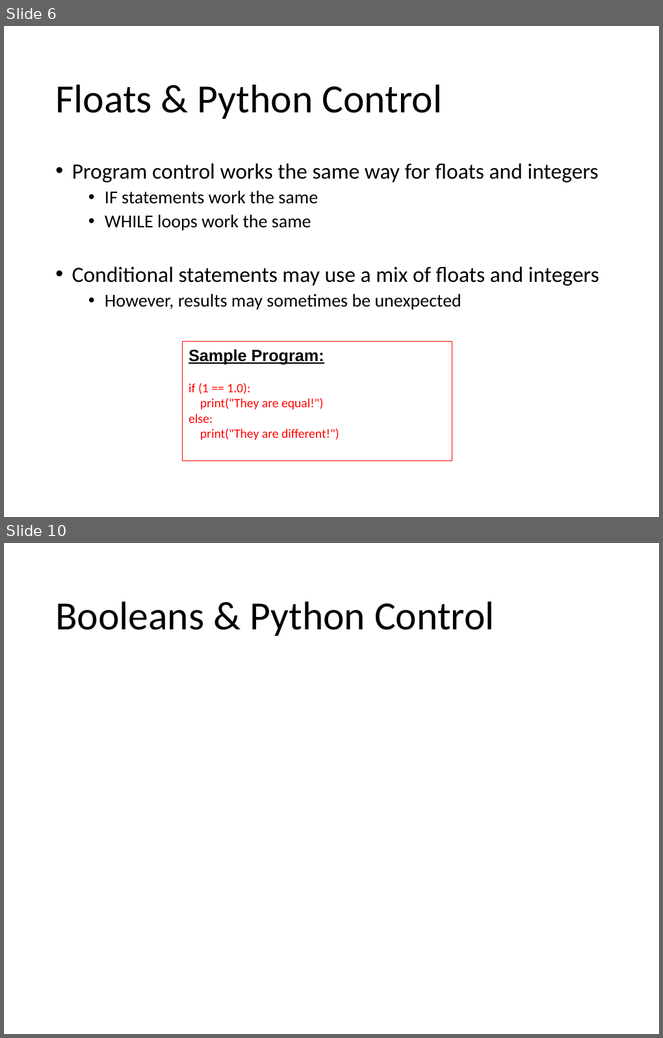
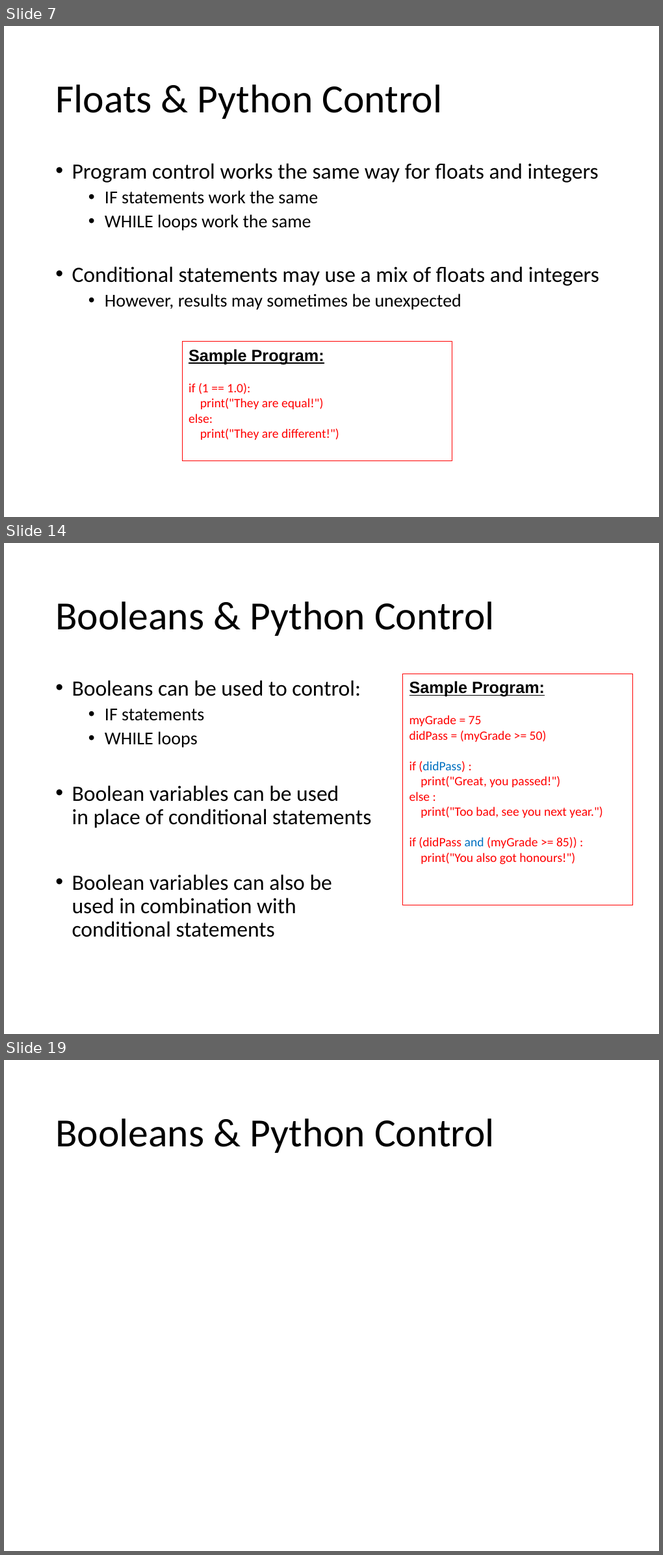
Before and after one commit to Greg5519/ICS3C0, a slide deck: Topic B Programming Skills/B.4 Lesson - Python More Variables.pptx. Shown one above the other, each under a label of ours: slides 6 and 10 before the commit, slides 7, 14 and 19 after it; the slides between them are not shown. The pictures are 663x1038 and 663x1555 pixels, drawn with LibreOffice and Linux fonts; fonts in the diff are those of the drawing. Boxes give left, top, right and bottom in pixels: in the first picture for what was removed or moved away, otherwise in the second. Text is boxed around its words. In the diff, an @@ line names an element or a change of style, - is before the commit and + after.

```diff
--- a/Topic B Programming Skills/B.4 Lesson - Python More Variables.pptx
+++ b/Topic B Programming Skills/B.4 Lesson - Python More Variables.pptx
@@ slide 14 added at (4, 543, 659, 1034), background #FFFFFF @@
@@ title added at (55, 601, 495, 636), 44 pt, text #000000 @@
+Booleans & Python Control
@@ rectangle added at (403, 674, 633, 905), outline #FF0000 0.75 pt, 14 pt, text #FF0000 @@
+Sample Program:
+myGrade = 75
+didPass = (myGrade >= 50)
+if (didPass) :
+print("Great, you passed!")
+else :
+print("Too bad, see you next year.")
+if (didPass and (myGrade >= 85)) :
+print("You also got honours!")
@@ text added at (72, 680, 371, 938), 24 pt, text #000000 @@
+• Booleans can be used to control:
+  • IF statements
+  • WHILE loops
+• Boolean variables can be used
+  in place of conditional statements
+• Boolean variables can also be
+  used in combination with
+  conditional statements
@@ what was slide 6 is now slide 7 @@
@@ what was slide 10 is now slide 19 @@
```
Also in this commit, not shown: 2 slides changed, 8 other slides added, 1 slide removed, 3 other files.
